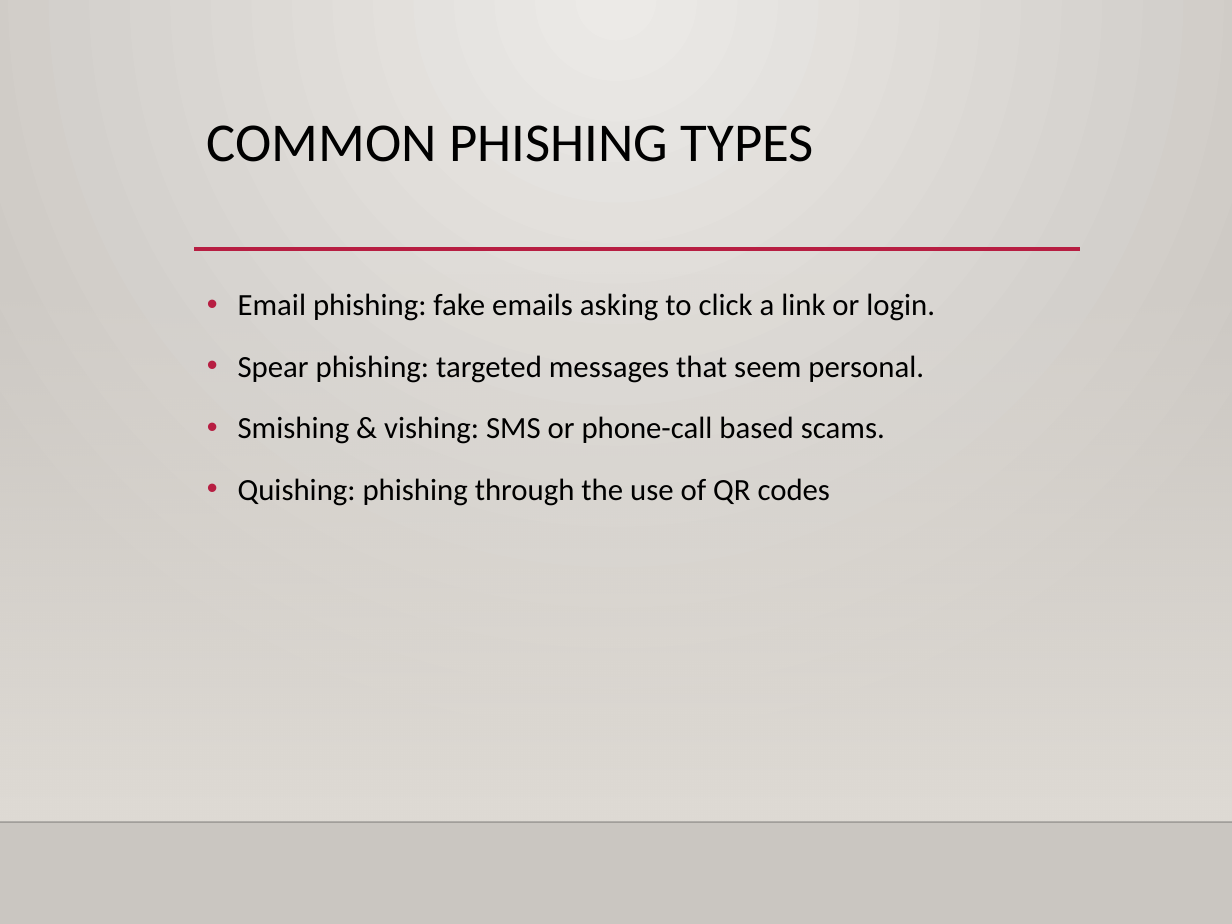
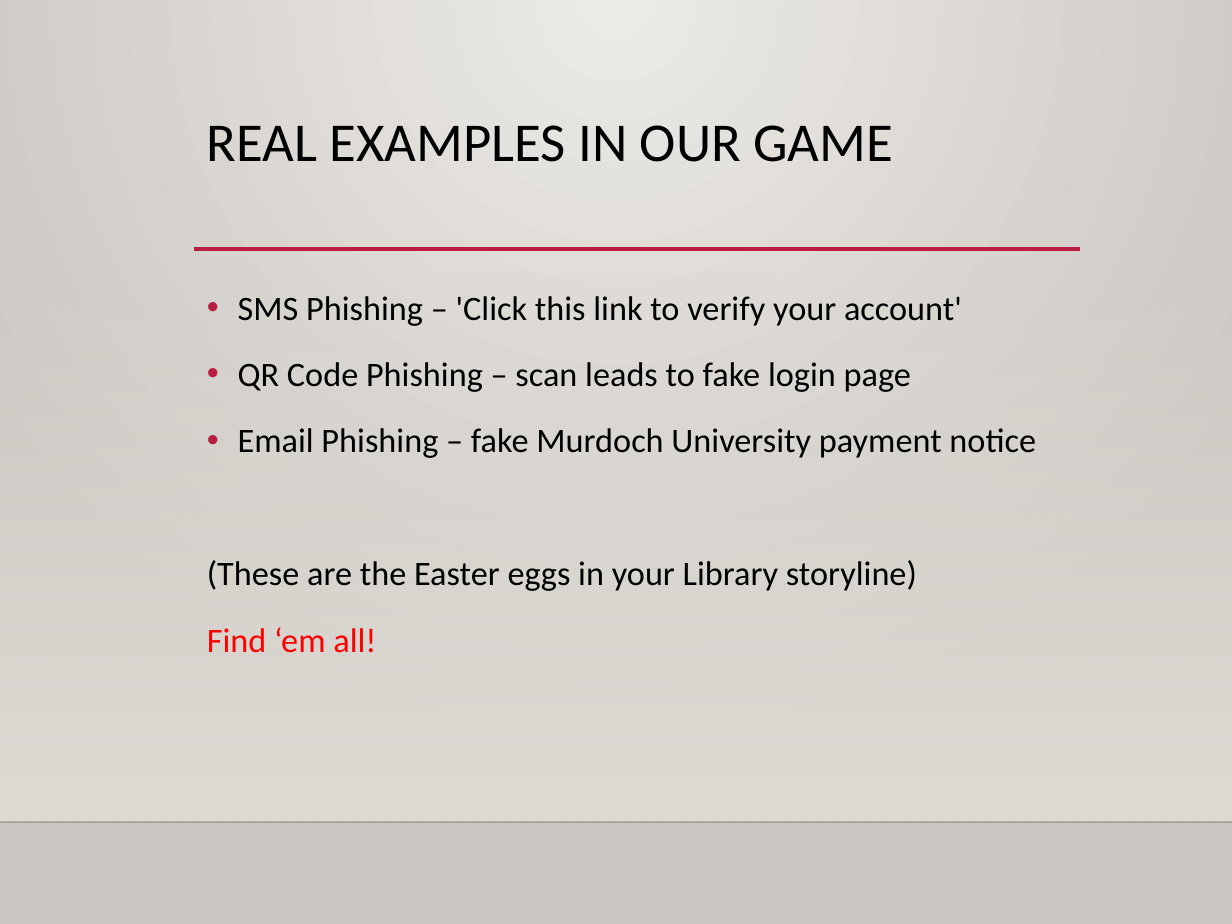
Before and after one commit to zoldyckd/cyberrangers, a slide deck: slide 3 of public/websitepopup/Phishing.pptx. Drawn at 1232x924 pixels with LibreOffice and Linux fonts; fonts in the diff are those of the drawing; background and template pictures are left out. Boxes give left, top, right and bottom in pixels: in the first picture for what was removed or moved away, otherwise in the second. Text is boxed around its words. In the diff, an @@ line names an element or a change of style, - is before the commit and + after.

```diff
--- a/public/websitepopup/Phishing.pptx
+++ b/public/websitepopup/Phishing.pptx
@@ title at (207,125,893,162): text changed @@
-COMMON PHISHING TYPES
+REAL EXAMPLES IN OUR GAME
@@ text at (207,296,1036,653): text changed; size 18 to 20 pt @@
-• Email phishing: fake emails asking to click a link or login.
-• Spear phishing: targeted messages that seem personal.
-• Smishing & vishing: SMS or phone-call based scams.
-• Quishing: phishing through the use of QR codes
+• SMS Phishing – 'Click this link to verify your account'
+• QR Code Phishing – scan leads to fake login page
+• Email Phishing – fake Murdoch University payment notice
+(These are the Easter eggs in your Library storyline)
+Find ‘em all!
```
Also in this commit, not shown: 3 other slides changed, 1 slide added, 1 slide removed, 1 other file.
